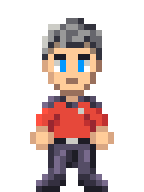
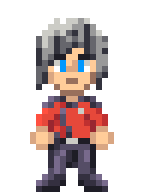
Comparing the layer stacks of the two 144x192 images. Changes:
added layer "grill" in group "front hair" over [36, 18, 108, 90]
hid "front riker" over [42, 18, 102, 60]
painted on "front head" over [66, 60, 78, 72]
added group "front arms" with 9 layers in group "front" over [48, 102, 72, 150]
added group "front narrow arms" with 7 layers in group "front arms" over [48, 102, 72, 150]
added layer "front narrow arms 0" in group "front narrow arms" over [48, 102, 72, 150]
added layer "front satchel" in group "front" over [48, 132, 60, 150]
added group "front body" with 4 layers in group "front" over [54, 102, 72, 138]
hid "front narrow body", moved it into group "front body", painted on it over [48, 102, 72, 150]
added layer "front narrow body stripe" in group "front body" over [54, 102, 72, 138]
added group "front legs" with 7 layers in group "front" over [48, 138, 60, 150]
renamed "front legs" to "front legs 0", moved it into group "front legs" over [48, 138, 60, 150]
